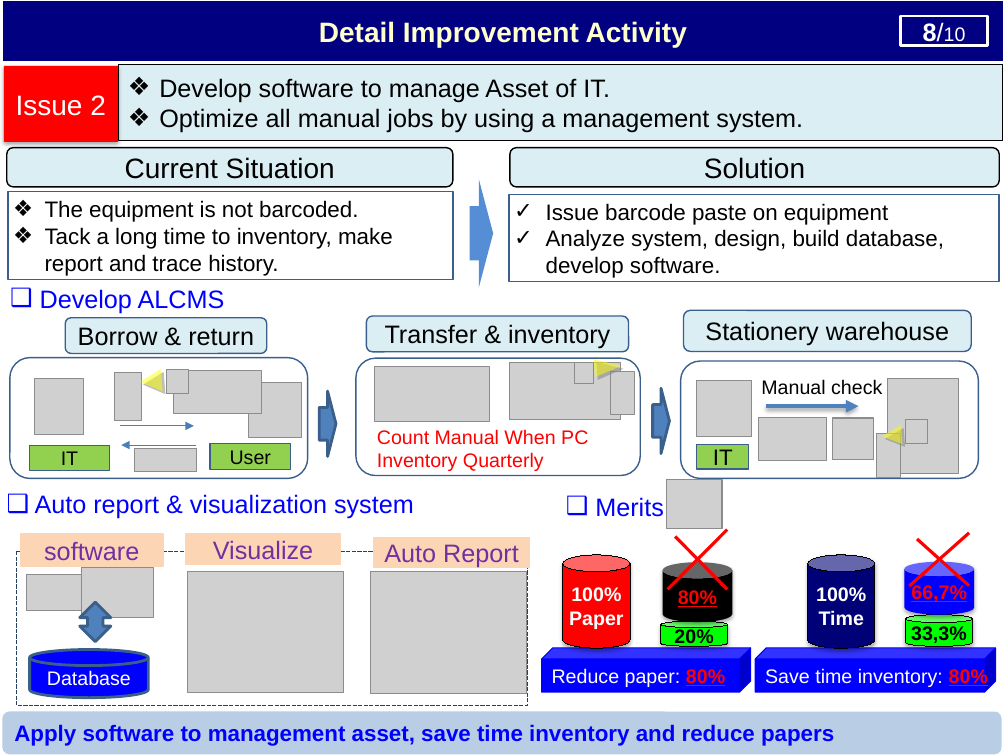
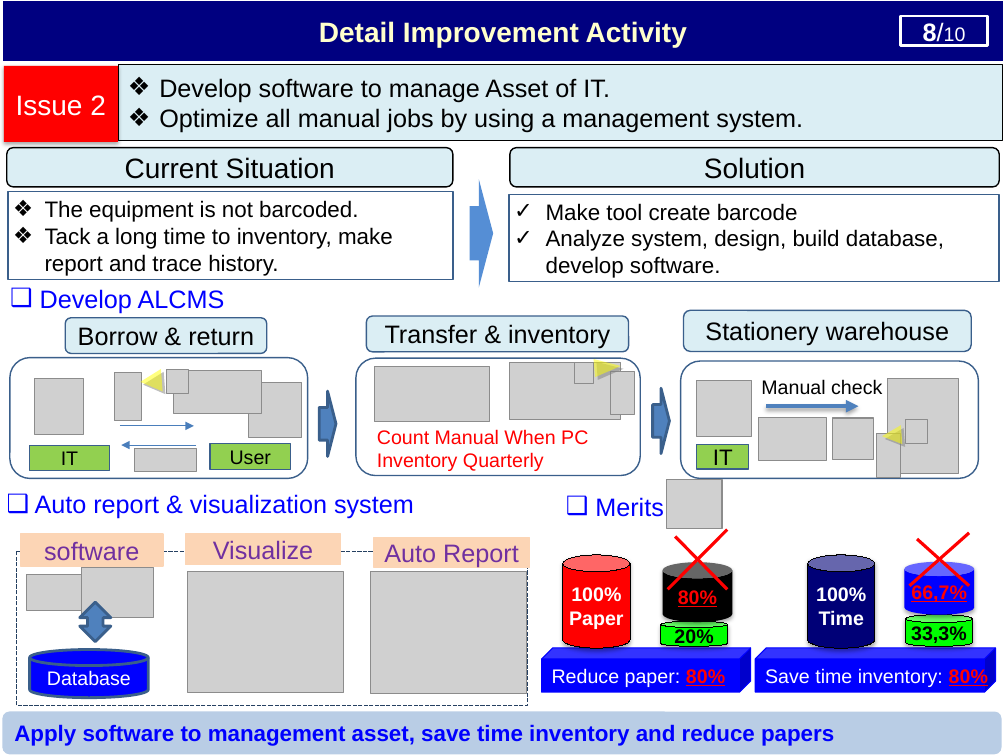
Before and after one commit to thietbicongnghevietnam/ReportPSNV, a slide deck: slide 9 of Report_test.pptx. Drawn at 1008x756 pixels with LibreOffice and Linux fonts; fonts in the diff are those of the drawing; grey boxes stand for pictures. Boxes give left, top, right and bottom in pixels: in the first picture for what was removed or moved away, otherwise in the second. Text is boxed around its words. In the diff, an @@ line names an element or a change of style, - is before the commit and + after.

```diff
--- a/Report_test.pptx
+++ b/Report_test.pptx
@@ text in rectangle at bbox=[546, 203, 798, 221]: text changed @@
-✓ Issue barcode paste on equipment
+✓ Make tool create barcode
```
Also in this commit, not shown: 5 other slides changed.
